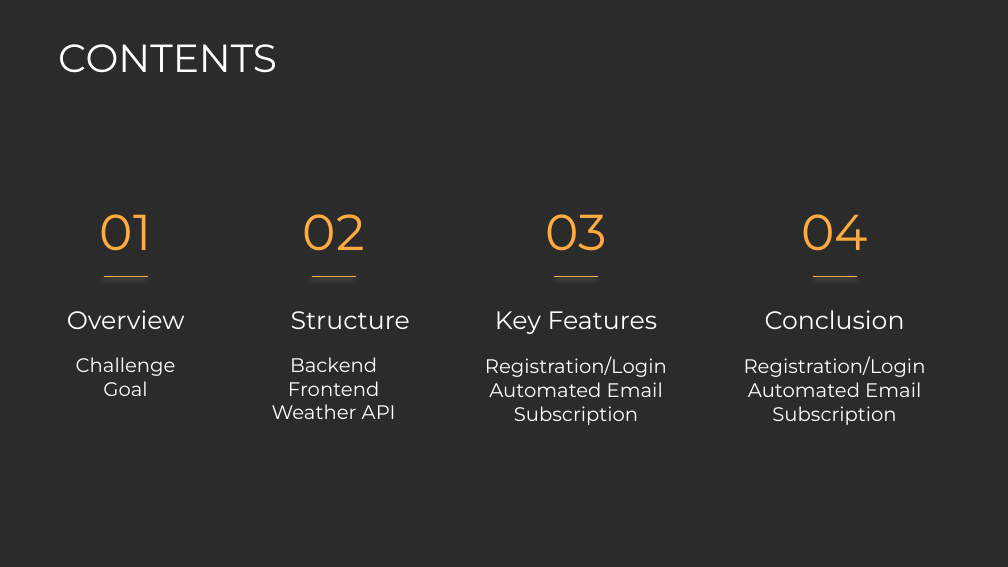
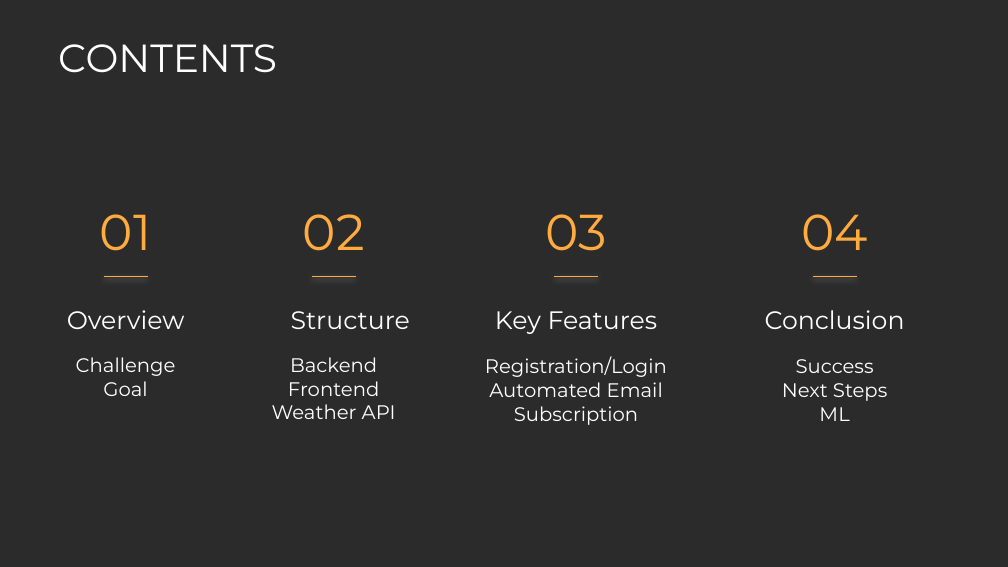
Before and after one commit to FaresNaem/deefinity_Challenge, a slide deck: slide 2 of presentation_DeefinityWeatheMail .pptx. Drawn at 1008x567 pixels with LibreOffice and Linux fonts; fonts in the diff are those of the drawing; background and template pictures are left out; a plain dark background stands for a picture behind light text. Boxes give left, top, right and bottom in pixels: in the first picture for what was removed or moved away, otherwise in the second. Text is boxed around its words. In the diff, an @@ line names an element or a change of style, - is before the commit and + after.

Commit message:
presentation conclusion modified

```diff
--- a/presentation_DeefinityWeatheMail .pptx
+++ b/presentation_DeefinityWeatheMail .pptx
@@ text at bbox=[782, 359, 887, 421]: text changed @@
-Registration/Login
-Automated Email Subscription
+Success
+Next Steps
+ML
```
Also in this commit, not shown: 1 other file.
